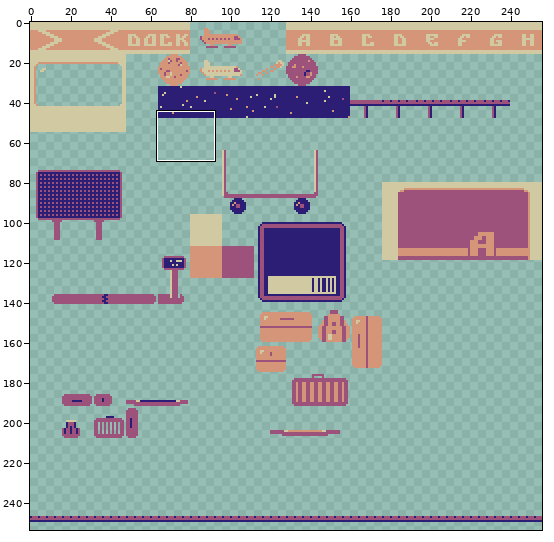
Pixel-art file, stored at art/tiles.aseprite. Above: a wide view before the commit, with the close-up outlined.
Close-up. The starting point:
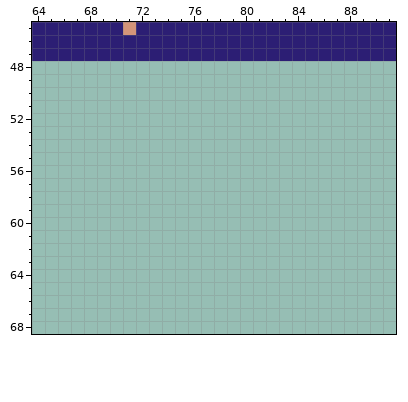
256x256 pixels, 1 frame. Shown: x 64..91, y 45..68. The wide view leaves out empty margins.
The same view after the edit:
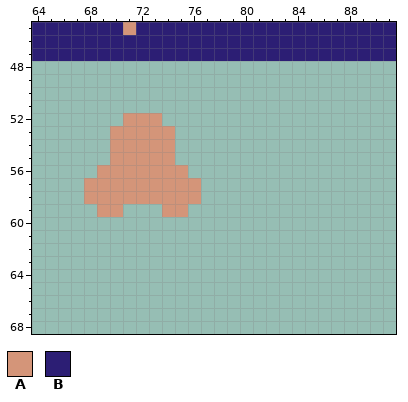
Palette (. is transparent): A #d49579  B #2c1e74
Change:
Layer "tiles":
Colour A now appears in row 52 at x 71 to 73; in rows 53 to 55 at x 70 to 74; in row 56 at x 69 to 75; in rows 57 to 58 at x 68 to 76; in row 59 at x 69 to 70 and 74 to 75.
